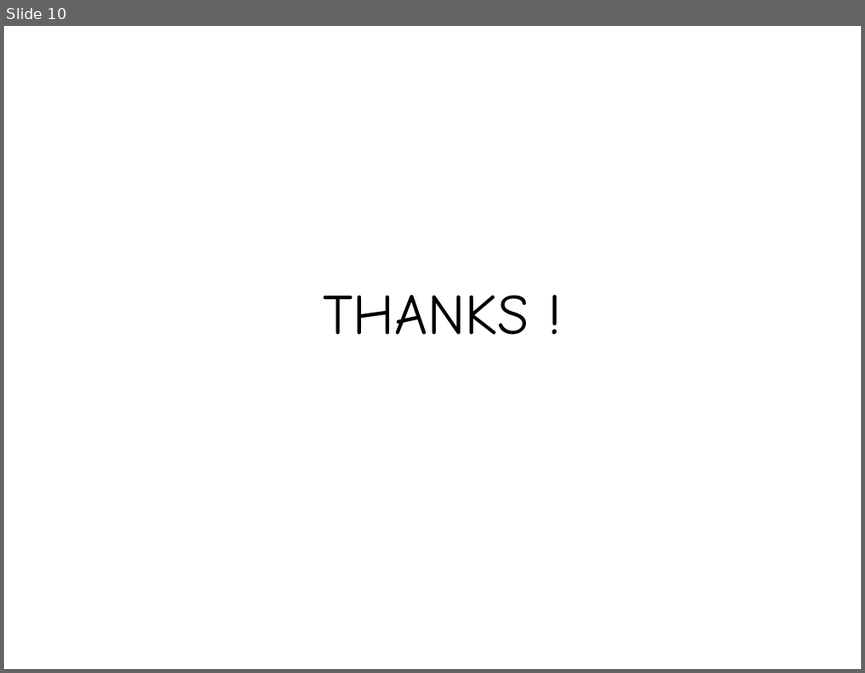
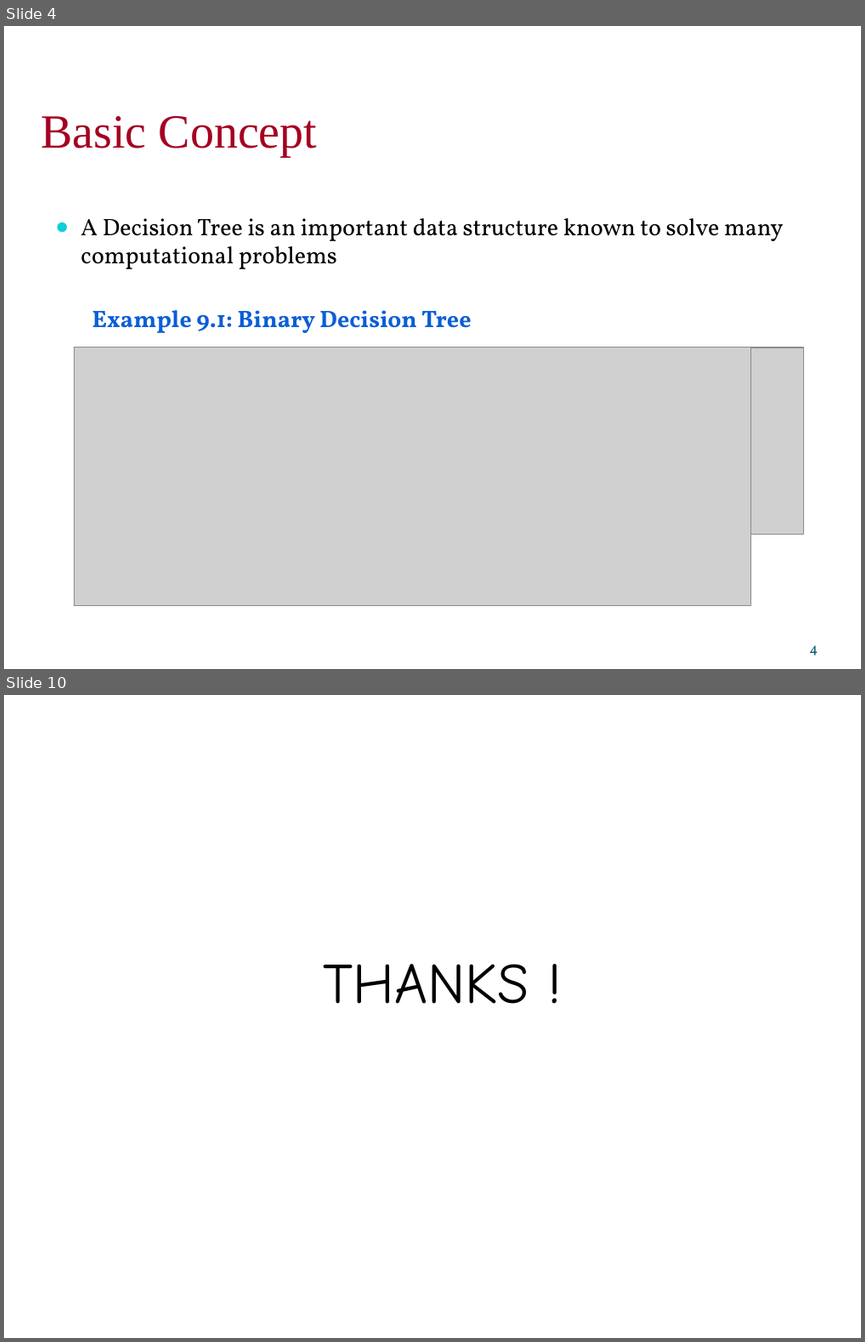
Before and after one commit to falcon-sky/pyspark-nlp, a slide deck: day_11/DecisionTreeModel.pptx. Shown one above the other, each under a label of ours: slide 10 before the commit, slides 4 and 10 after it; the slides between them are not shown. The pictures are 865x673 and 865x1342 pixels, drawn with LibreOffice and Linux fonts; fonts in the diff are those of the drawing; grey boxes stand for pictures. Boxes give left, top, right and bottom in pixels: in the first picture for what was removed or moved away, otherwise in the second. Text is boxed around its words. In the diff, an @@ line names an element or a change of style, - is before the commit and + after.

```diff
--- a/day_11/DecisionTreeModel.pptx
+++ b/day_11/DecisionTreeModel.pptx
@@ slide 4 added at (4, 26, 861, 669), background #FFFFFF @@
@@ text added at (41, 116, 317, 157), 40 pt, text #A50021 @@
+Basic Concept
@@ text added at (80, 218, 783, 333), 20 pt, text #000000 @@
+● A Decision Tree is an important data structure known to solve many computational problems
+Example 9.1: Binary Decision Tree
@@ picture added at (74, 347, 750, 605) @@
@@ picture added at (406, 347, 803, 534) @@
@@ page number added at (809, 645, 817, 655), 12 pt, text #035C75 @@
+4
```
Also in this commit, not shown: 2 slides changed, 5 other slides added, 6 slides removed, 13 other files.
